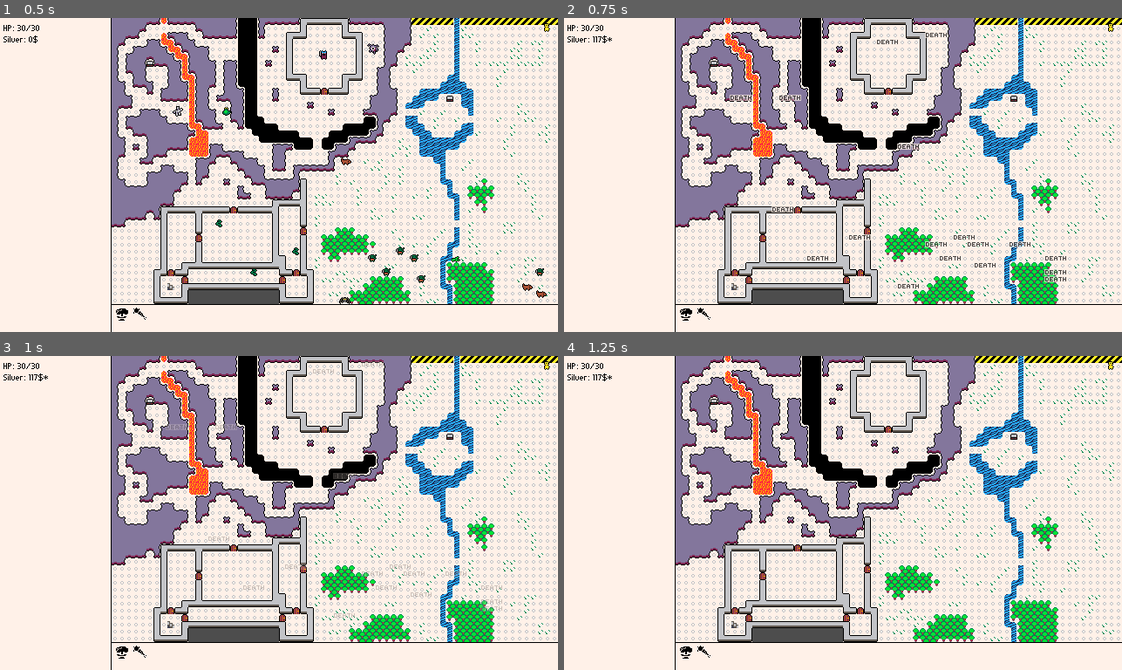
Above: before the commit, frames 1-4 (two rows, left to right).
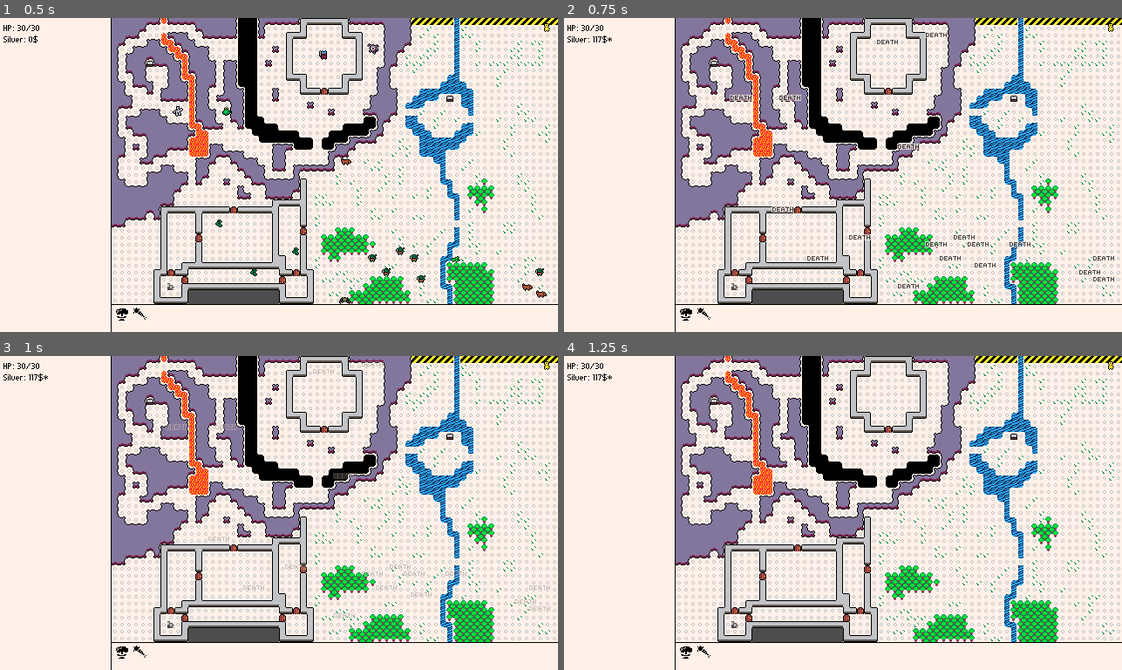
Above: after the commit, the same moments.

Repository: rsaarelm/azoth
Game: Godot game, scene res://game_screen.tscn
Same seed, same stepped clock (60 frames per second), same inputs: the game is played once before the commit and once after it.
Inputs (mouse positions are in pixels of both pictures, inside the frame that each line leads up to):
- Up to frame 1 (0.5 s): no input
- Up to frame 2 (0.75 s): click (686, 313) at 0.52 s
- Up to frame 3 (1 s): no input
- Up to frame 4 (1.25 s): no input

Frame 1 is identical in both runs. In frame 2, 0.2% of the frame differs, in the area x 86-99%, y 75-85%; in frame 3, 0.2%; in frame 4, nothing differs.

Commit message:
Drop label clipping to view for now
I can't figure out how to easily get a label bounding box that matches
the actual text which I'd need for this to work right. Currently it
defaults to the full width of 150 pixels even for small single-word
labels.

Diff:
--- a/floating_text.gd
+++ b/floating_text.gd
@@ -46,15 +46,3 @@
 	var offset = size * Vector2(0.5, 1.0) + Vector2(0, 6)
 
 	global_position = target.global_position - offset
-
-	# Clamp to parent visible rect.
-	var container = get_parent() as Control
-	if container:
-		var bounds = container.get_global_rect()
-		global_position = global_position.clamp(
-			Vector2(bounds.position.x, bounds.position.y),
-			Vector2(
-				bounds.position.x + bounds.size.x - size.x,
-				bounds.position.y + bounds.size.y - size.y
-			)
-		)
